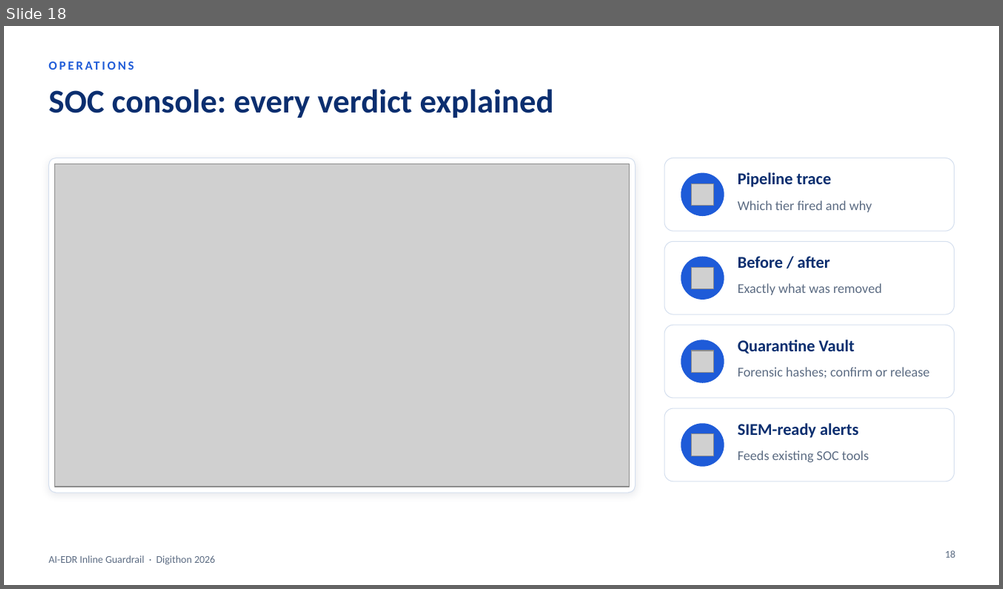
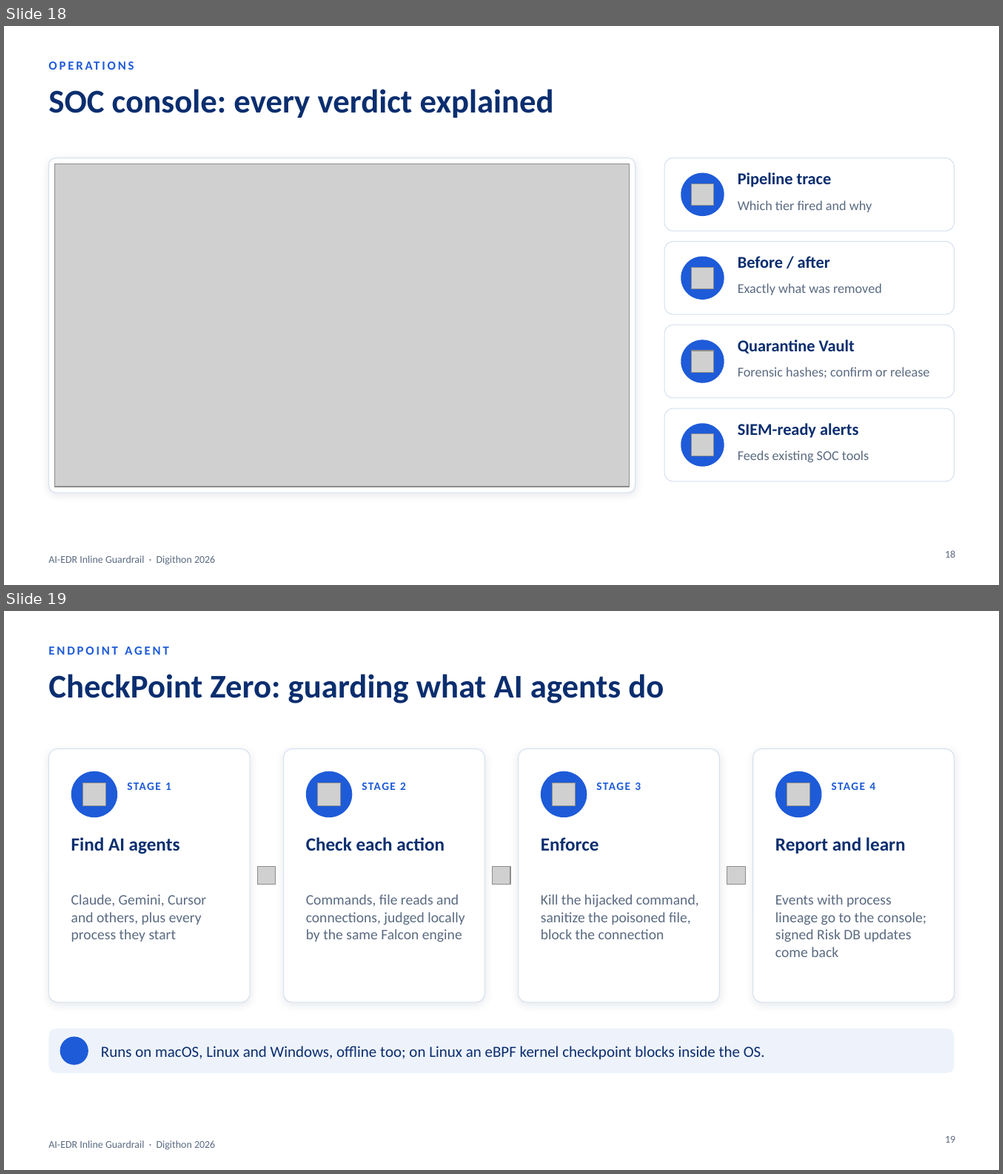
Before and after one commit to Raj-588/sdsi-demo, a slide deck: presentation/AI-EDR_Guardrail_Executive_28Oct.pptx. Shown one above the other, each under a label of ours: slide 18 before the commit, slides 18 and 19 after it. The pictures are 1003x589 and 1003x1174 pixels, drawn with LibreOffice and Linux fonts; fonts in the diff are those of the drawing; grey boxes stand for pictures; background and template pictures are left out. Boxes give left, top, right and bottom in pixels: in the first picture for what was removed or moved away, otherwise in the second. Text is boxed around its words. In the diff, an @@ line names an element or a change of style, - is before the commit and + after.

```diff
--- a/presentation/AI-EDR_Guardrail_Executive_28Oct.pptx
+++ b/presentation/AI-EDR_Guardrail_Executive_28Oct.pptx
@@ slide 19 added at box(4, 611, 999, 1170), background #FFFFFF; not listed: 1 template element that a slide beside it also shows @@
@@ text added at box(48, 647, 168, 655), 12 pt, text #1E5BD8, bold @@
+ENDPOINT AGENT
@@ title added at box(48, 674, 663, 703), 32 pt, text #0B2E6F, bold @@
+CheckPoint Zero: guarding what AI agents do
@@ rounded rectangle added at box(48, 749, 250, 1002), fill #FFFFFF, outline #D6E0EF 0.75 pt @@
@@ rounded rectangle added at box(284, 749, 485, 1002), fill #FFFFFF, outline #D6E0EF 0.75 pt @@
@@ rounded rectangle added at box(518, 749, 720, 1002), fill #FFFFFF, outline #D6E0EF 0.75 pt @@
@@ rounded rectangle added at box(753, 749, 955, 1002), fill #FFFFFF, outline #D6E0EF 0.75 pt @@
@@ ellipse added at box(71, 772, 117, 817), fill #1E5BD8 @@
@@ picture added at box(82, 783, 105, 806) @@
@@ text added at box(127, 783, 171, 790), 11 pt, text #1E5BD8, bold @@
+STAGE 1
@@ ellipse added at box(306, 772, 353, 817), fill #1E5BD8 @@
@@ picture added at box(317, 783, 341, 806) @@
@@ text added at box(361, 783, 406, 790), 11 pt, text #1E5BD8, bold @@
+STAGE 2
@@ ellipse added at box(540, 772, 586, 817), fill #1E5BD8 @@
@@ picture added at box(552, 783, 575, 806) @@
@@ text added at box(596, 783, 640, 790), 11 pt, text #1E5BD8, bold @@
+STAGE 3
@@ ellipse added at box(776, 772, 822, 817), fill #1E5BD8 @@
@@ picture added at box(787, 783, 810, 806) @@
@@ text added at box(831, 783, 875, 790), 11 pt, text #1E5BD8, bold @@
+STAGE 4
@@ text added at box(71, 837, 180, 854), 18 pt, text #0B2E6F, bold @@
+Find AI agents
@@ text added at box(306, 837, 444, 851), 18 pt, text #0B2E6F, bold @@
+Check each action
@@ text added at box(540, 837, 599, 851), 18 pt, text #0B2E6F, bold @@
+Enforce
@@ text added at box(775, 837, 905, 854), 18 pt, text #0B2E6F, bold @@
+Report and learn
@@ picture added at box(258, 867, 276, 885) @@
@@ picture added at box(492, 867, 511, 885) @@
@@ picture added at box(727, 867, 745, 885) @@
@@ text added at box(71, 894, 206, 942), 14 pt, text #5B6B82 @@
+Claude, Gemini, Cursor and others, plus every process they start
@@ text added at box(306, 894, 464, 943), 14 pt, text #5B6B82 @@
+Commands, file reads and connections, judged locally by the same Falcon engine
@@ text added at box(540, 894, 699, 940), 14 pt, text #5B6B82 @@
+Kill the hijacked command, sanitize the poisoned file, block the connection
@@ text added at box(775, 894, 926, 957), 14 pt, text #5B6B82 @@
+Events with process lineage go to the console; signed Risk DB updates come back
@@ rounded rectangle added at box(48, 1029, 954, 1073), fill #EEF3FB @@
@@ ellipse added at box(60, 1037, 88, 1065), fill #1E5BD8 @@
@@ text added at box(101, 1046, 765, 1060), 15 pt, text #0B2E6F @@
+Runs on macOS, Linux and Windows, offline too; on Linux an eBPF kernel checkpoint blocks inside the OS.
@@ page number added at box(945, 1136, 955, 1143), 10 pt, text #5B6B82 @@
+19
```
Also in this commit, not shown: 5 slides changed, 3 other slides added, 4 other files.
